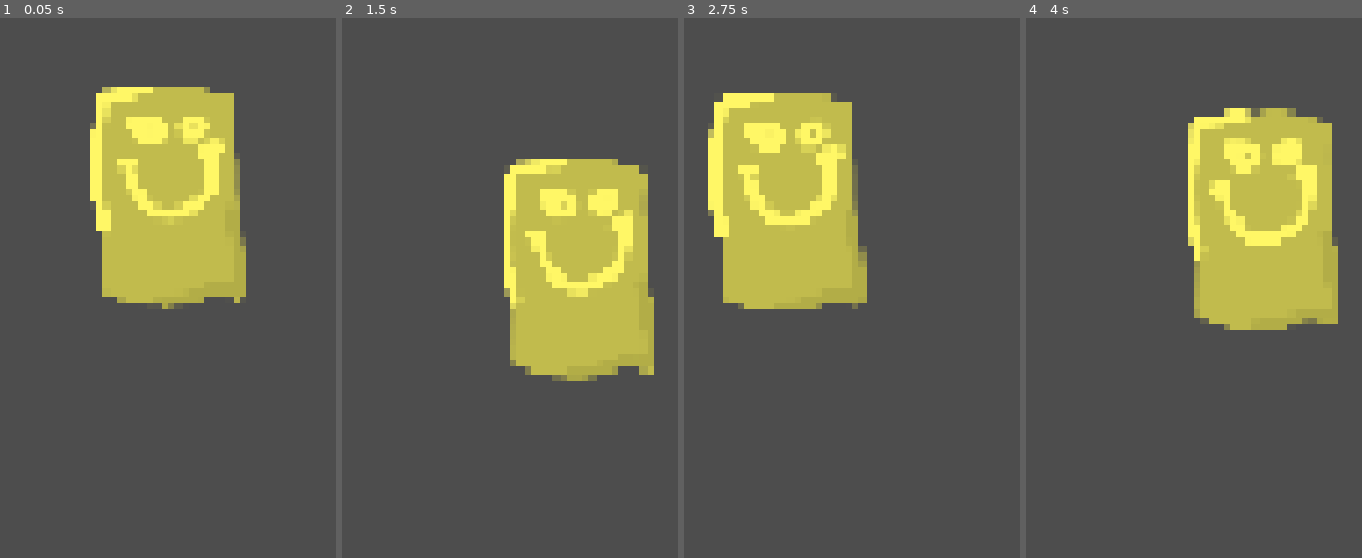
Above: before the commit, frames 1-4 (left to right).
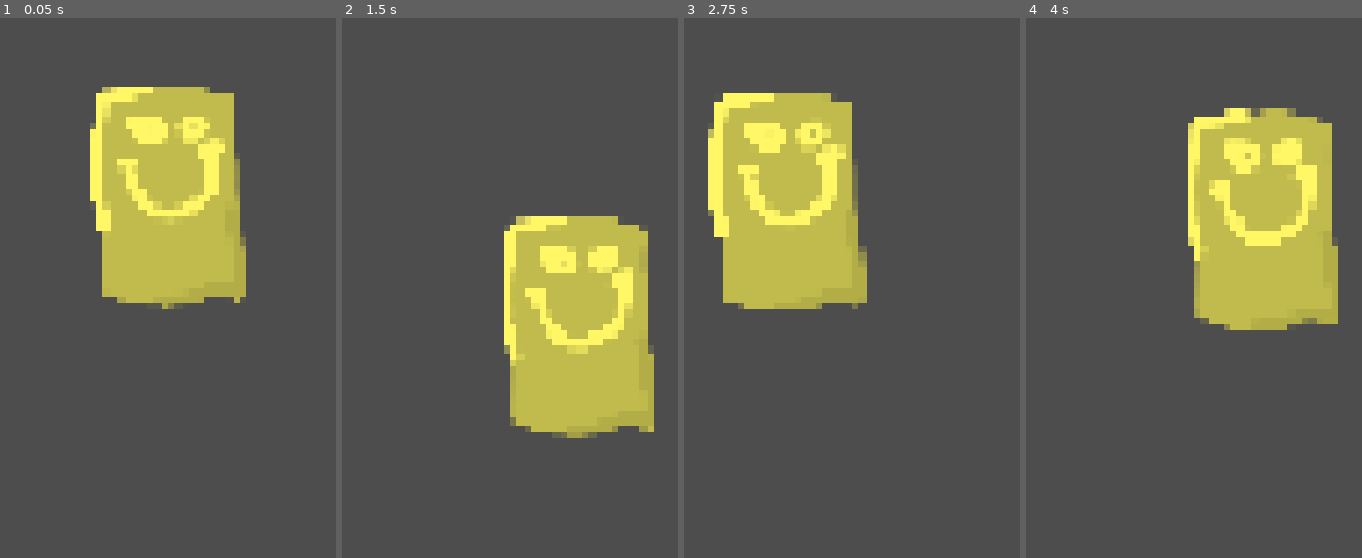
Above: after the commit, the same moments.

Repository: ParadoxicXenos/haven-game-wlg
Game: Godot game, scene res://Scenes/levels.tscn
Two runs of this game, one before a commit and one after it. Both use one fixed random seed, a clock stepped at 60 frames per second and the inputs below.
Inputs:
- Up to frame 1 (0.05 s): no input
- Up to frame 2 (1.5 s): hold Right (right) from 0.53 s (still down); tap Up (up) at 0.77 s
- Up to frame 3 (2.75 s): tap Up (up) at 1.52 s; tap Enter at 2 s; release Right (right) at 2.03 s; hold Left (left) from 2.03 s (still down)
- Up to frame 4 (4 s): release Left (left) at 2.78 s; hold Right (right) from 2.78 s (still down); tap Up (up) at 3.02, 3.77 s

The runs differ from the first frame. In frame 2, 13% of the frame differs, in the area x 48-93%, y 26-78%; in frame 3, less than 0.1%; in frame 4, less than 0.1%.

Commit message:
Update game stuff

Diff:
--- a/game/Scenes/levels.tscn
+++ b/game/Scenes/levels.tscn
@@ -9,12 +9,11 @@
 
 [node name="Levels" type="Node2D" unique_id=1159028874]
 
+[node name="Main" parent="." unique_id=591414065 instance=ExtResource("1_yh33m")]
+
 [node name="StaticBody2D" type="StaticBody2D" parent="." unique_id=1104524643]
 physics_material_override = SubResource("PhysicsMaterial_g4v7s")
 
 [node name="CollisionShape2D" type="CollisionShape2D" parent="StaticBody2D" unique_id=1981151122]
 position = Vector2(969.5, 1035)
 shape = SubResource("RectangleShape2D_g4v7s")
-
-[node name="Main" parent="StaticBody2D" unique_id=591414065 instance=ExtResource("1_yh33m")]
-position = Vector2(204, 121)
